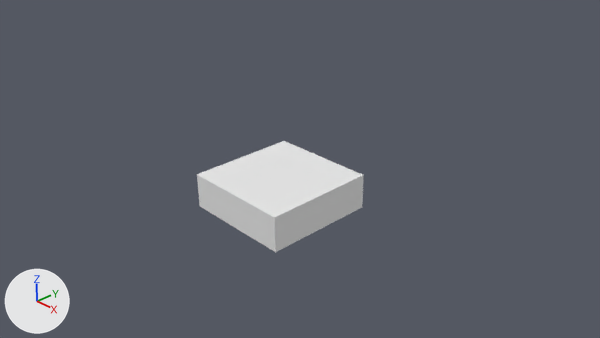
An edit to the Blender file Resources/Automatron.blend, drawn before and after from the same camera.
Before and after are seen from the file's camera 'Camera'. Every picture has the same lights, and +X, +Y and +Z are marked at lower left.
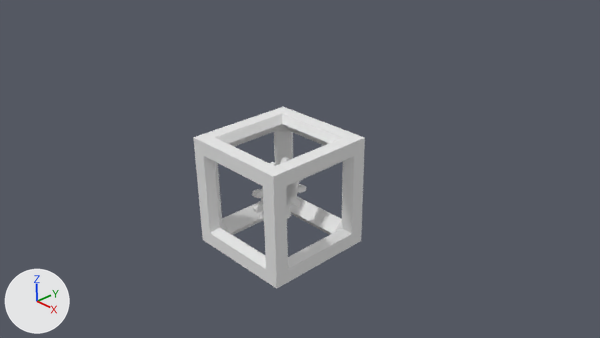
Pixel boxes [x1, y1, x2, y2] of what changed, in the pictures (600 x 338 px):
'Cube', reshaped, rescaled (62% taller): before [197, 141, 364, 252]; after [193, 107, 365, 288]
'Gear', added: after [252, 157, 307, 221]
part 1 of me_cube, added: after [193, 107, 365, 288]

The change in detail:
me_cube is used by ob_cube; location (0.0, 0.0, 0.0); scale (1.0, 1.0, 0.311).
me_cube had 8 vertices, 6 faces and spanned x -1.0..1.0, y -1.0..1.0, z -1.0..1.0.
me_cube now has 380 vertices, 392 faces and spans x -1.0..1.0, y -1.0..1.0, z -1.0..1.0.
me_cube part 1: 372 vertices added at x -1.0..1.0, y -1.0..1.0, z -1.0..1.0.
Mesh me_gear is new.
It has 336 vertices, 288 faces and spans x -0.579..0.579, y -0.579..0.579, z -0.05..0.05.
Object 'Cube' (ob_cube) is rescaled from (1.0, 1.0, 0.311) to (1.0, 1.0, 1.0).
Object 'Gear' (ob_gear) is new; it shows me_gear.
Its location is (0.0, 0.0, 0.0).
Its rotation in degrees is (0, 90, 0).
